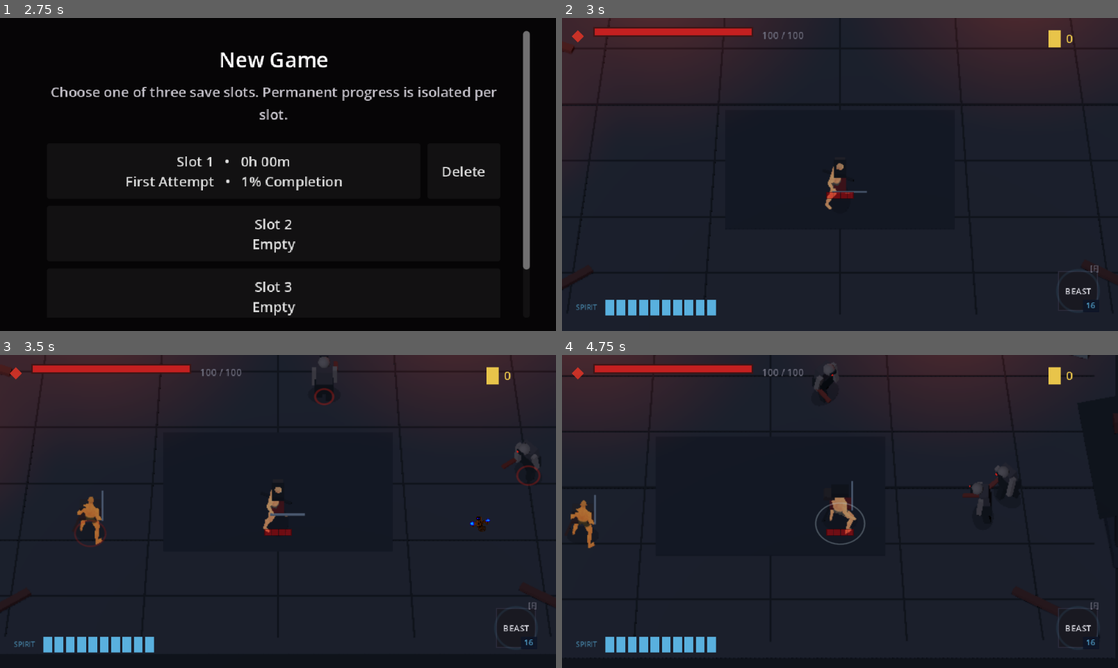
Above: before the commit, frames 1-4 (two rows, left to right).
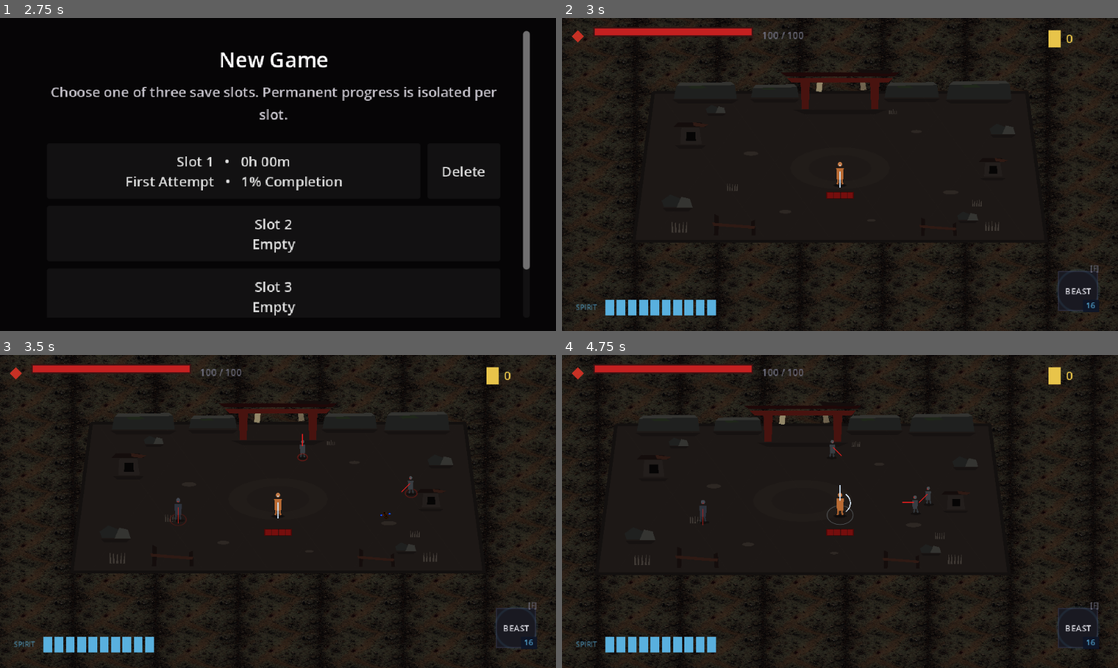
Above: after the commit, the same moments.

Repository: seancl8611/oathbound
Game: Godot game, scene res://TitleScreen/menu.tscn
The game is run twice, just before and just after one commit, with the same random seed, the same clock (stepped at 60 frames per second) and the same inputs. Sound files missing from this copy of the repository are replaced by a short silence.
Inputs (mouse positions are in pixels of both pictures, inside the frame that each line leads up to):
- Up to frame 1 (2.75 s): click "New Game" at 0.5 s; click "Slot 1 • 0h 00m First Attempt…" at 1.25 s; click "Cancel" at 2 s
- Up to frame 2 (3 s): click "Slot 2 Empty" at 2.75 s
- Up to frame 3 (3.5 s): no input
- Up to frame 4 (4.75 s): tap Enter (ui_accept) at 3.5, 3.77 s; move the mouse to (962, 495) at 3.52 s; press the mouse at (962, 495) at 3.53 s; hold D (right) 3.53-4.25 s; release the mouse at (962, 495) at 4.25 s; drag from (728, 527) to (595, 533) at 4.27 s

Frame 1 is identical in both runs. In frame 2, 28% of the frame differs, in the area x 0-100%, y 0-100%; in frame 3, 27%; in frame 4, 27%.

Commit message:
Return live Hushiro chamber to isometric 2D presentation

Diff:
--- a/game/oathbound/Regions/Hushiro/Chambers/CombatChamber.tscn
+++ b/game/oathbound/Regions/Hushiro/Chambers/CombatChamber.tscn
@@ -8,8 +8,7 @@
 [ext_resource type="Script" path="res://Regions/Hushiro/Presentation/ThreeQuarterHushiroPrototype.gd" id="8_3qv"]
 [ext_resource type="Script" path="res://Utility/ThreeQuarterPresentationVisibility.gd" id="9_3qv"]
 [ext_resource type="Script" path="res://Utility/ThreeQuarterCombatPresentation.gd" id="10_3qv"]
-[ext_resource type="Script" path="res://Regions/Hushiro/Presentation3D/HushiroPlanar3DPresentationBridgeV3.gd" id="11_3d"]
-[ext_resource type="Script" path="res://Regions/Hushiro/Presentation3D/Hushiro3DPlaytestDiagnosticsV2.gd" id="12_3d_diag"]
+[ext_resource type="Script" path="res://Regions/Hushiro/Presentation/HushiroIsometric2DPresentation.gd" id="11_iso"]
 [ext_resource type="Script" path="res://Regions/Hushiro/Combat/HushiroEnemySeparationRuntime.gd" id="13_sep"]
 [ext_resource type="Script" path="res://Utility/DamageNumberManager.gd" id="20_xw04x"]
 
@@ -33,11 +32,8 @@
 [node name="CombatFX" type="Node2D" parent="ThreeQuarterPresentation"]
 script = ExtResource("10_3qv")
 
-[node name="Planar3DPresentationBridge" type="Node" parent="."]
-script = ExtResource("11_3d")
-
-[node name="Planar3DPlaytestDiagnostics" type="Node" parent="."]
-script = ExtResource("12_3d_diag")
+[node name="Isometric2DPresentation" type="Node" parent="."]
+script = ExtResource("11_iso")
 
 [node name="HushiroEnemySeparationRuntime" type="Node" parent="."]
 script = ExtResource("13_sep")
Not shown: 1 places in game/oathbound/Regions/Hushiro/Chambers/CombatChamber.tscn that only renumber resources
